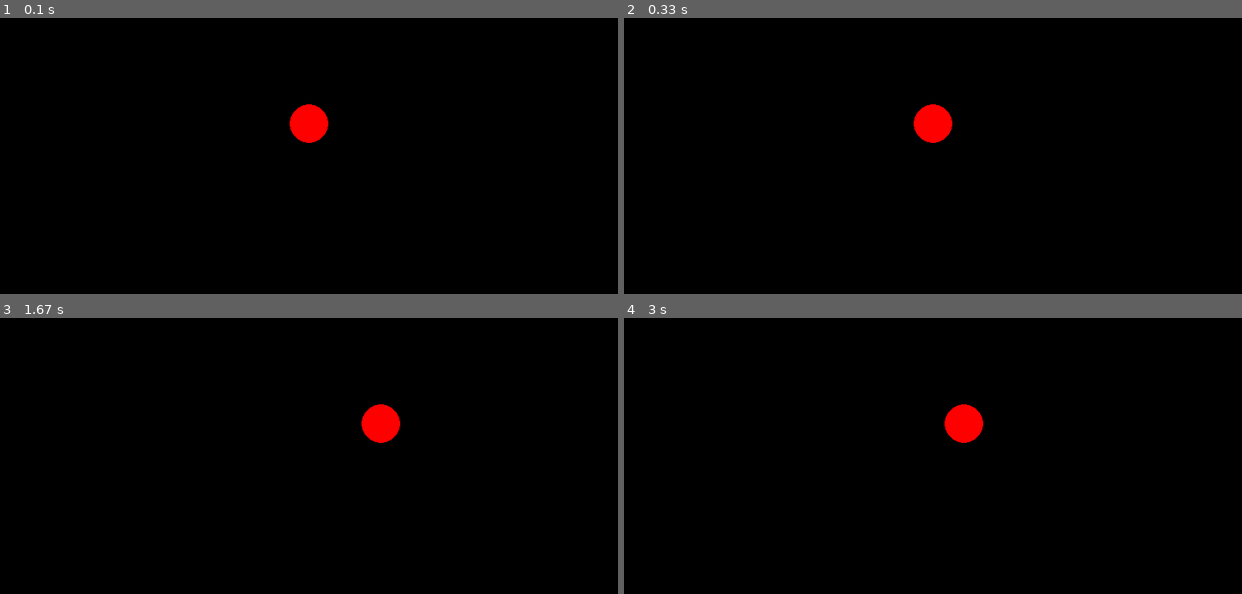
Above: before the commit, frames 1-4 (two rows, left to right).
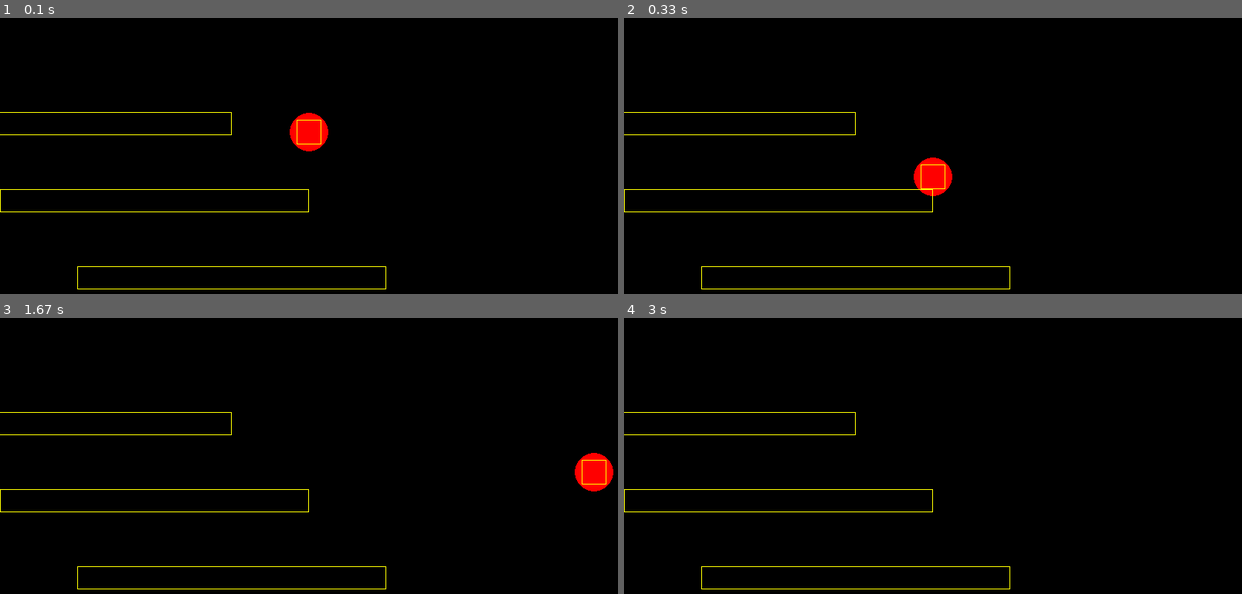
Above: after the commit, the same moments.

Repository: rledford/pygame-testing
Game: pygame game, started from main.py
Two runs of this game, one before a commit and one after it. Both use one fixed random seed, a clock stepped at 60 frames per second and the inputs below.
Inputs:
- Up to frame 1 (0.1 s): no input
- Up to frame 2 (0.33 s): no input
- Up to frame 3 (1.67 s): hold Right 0.33-0.8 s; hold Up 0.83-1.13 s; tap Space at 0.9, 1.23, 1.53 s; hold Right 1.17-1.63 s
- Up to frame 4 (3 s): hold Left 1.67-2.2 s; tap Space at 1.73, 2.03 s

The runs differ from the first frame. In frame 1, 1.2% of the frame differs, in the area x 0-63%, y 31-99%; in frame 2, 2.2%; in frame 3, 2.2%, in the area x 0-100%, y 31-99%; in frame 4, 1.5%.

Commit message:
Initial physics entity collision response and player jump.

Diff:
--- a/core/entity.py
+++ b/core/entity.py
@@ -54,15 +54,23 @@
 
 class PhysicsEntityProps(EntityProps):
     gravity: NotRequired[float]
+    static: NotRequired[bool]
+    hitbox: NotRequired[list[int | float]]
 
 
 class PhysicsEntity(Entity):
     def __init__(self, props: Optional[PhysicsEntityProps] = None):
         super().__init__()
+        self.gravity: float = 0
+        self.static: bool = False
         self.velocity: list[float] = [0, 0]
-        self.hitbox: list[float] = [0, 0, 0, 0]
+        self.hitbox: list[float] = [200, 0, 400, 30]
+        self._collider: Optional[pygame.Rect] = None
 
         self.set_props(props)
+
+        if self.static:
+            self._collider = self.collider
 
     @property
     def vx(self):
@@ -74,8 +82,31 @@
 
     @property
     def vy(self):
-        return self.velocity[0]
+        return self.velocity[1]
 
     @vy.setter
     def vy(self, v: float):
         self.velocity[1] = v
+
+    @property
+    def collider(self) -> pygame.Rect:
+        if self.static and self._collider is not None:
+            return self._collider
+
+        return pygame.Rect(
+            self.x + self.hitbox[0] - self.hitbox[2] * 0.5,
+            self.y + self.hitbox[1] - self.hitbox[3] * 0.5,
+            self.hitbox[2],
+            self.hitbox[3],
+        )
+
+    def next_collider(self, next_x: int | float, next_y: int | float) -> pygame.Rect:
+        return pygame.Rect(
+            next_x + self.hitbox[0] - self.hitbox[2] * 0.5,
+            next_y + self.hitbox[1] - self.hitbox[3] * 0.5,
+            self.hitbox[2],
+            self.hitbox[3],
+        )
+
+    def draw(self, surface: pygame.surface.Surface):
+        pygame.draw.rect(surface, (255, 255, 0), self.collider, 1)
--- a/core/events.py
+++ b/core/events.py
@@ -3,7 +3,6 @@
 E_RENDER = 1000
 E_INPUT = 1001
 
-# Actions
 A_NONE = 0
 A_LEFT = 1
 A_RIGHT = 2
--- a/core/game.py
+++ b/core/game.py
@@ -1,7 +1,7 @@
 import pygame
 import sys
 
-from core.entity import Entity
+from core.entity import Entity, PhysicsEntity
 from core.event_router import GameEventRouter
 from core.events import (
     A_ACTIVATE,
@@ -15,7 +15,7 @@
     GameActionEvent,
 )
 
-FPS = 60
+FPS = 120
 V_WIDTH = 800
 V_HEIGHT = 600
 PYGAME_KEY_ACTION_MAP = {
@@ -55,7 +55,12 @@
         self.dt = 0
 
         self.entities: dict[int, Entity] = {}
-        self.tilemap: dict[str, dict] = {}
+        self.map: dict[str, dict] = {}
+        self.platforms: list[PhysicsEntity] = [
+            PhysicsEntity({"position": [100, 500], "static": True}),
+            PhysicsEntity({"position": [0, 400], "static": True}),
+            PhysicsEntity({"position": [-100, 300], "static": True}),
+        ]
 
     def add_entity(self, entity: Entity):
         self.entities[entity.id] = entity
@@ -63,16 +68,18 @@
     def update(self):
         for e in self.entities.values():
             e.update(self.dt)
-        self.dt = self.clock.tick(FPS) / 1000.0
 
     def draw(self):
         self.screen.fill((0, 0, 0))
         for e in self.entities.values():
             e.draw(self.screen)
+        for p in self.platforms:
+            p.draw(self.screen)
         pygame.display.flip()
 
     def run(self):
         while self.running:
+            self.dt = self.clock.tick(FPS) / 1000.0
             for event in pygame.event.get():
                 if event.type == pygame.QUIT:
                     self.running = False
--- /dev/null
+++ b/core/utils.py
@@ -0,0 +1,10 @@
+def clamp(v: int | float, min_v: int | float, max_v: int | float):
+    return max(min_v, min(max_v, v))
+
+
+def sign(v: int | float):
+    if v < 0:
+        return -1
+    if v > 0:
+        return 1
+    return 0
--- a/main.py
+++ b/main.py
@@ -2,5 +2,14 @@
 from objects.player import Player
 
 game = Game()
-player = Player(game, {"position": [400, 300], "speed": 100})
+player = Player(
+    game,
+    {
+        "position": [400, 300],
+        "speed": 400,
+        "accel": 2700,
+        "gravity": 1800,
+        "hitbox": [0, 0, 32, 32],
+    },
+)
 game.run()
--- a/objects/player.py
+++ b/objects/player.py
@@ -1,11 +1,11 @@
 from typing_extensions import Optional, NotRequired
 import pygame
+from core import utils
 from core.entity import PhysicsEntity, PhysicsEntityProps
 from core.events import (
-    A_DOWN,
+    A_JUMP,
     A_LEFT,
     A_RIGHT,
-    A_UP,
     E_INPUT,
     GameActionEvent,
     GameEvent,
@@ -24,14 +24,13 @@
     def __init__(self, game: Game, props: Optional[PlayerProps] = None):
         super().__init__()
         self.game = game
-        self.move_x: list[float] = [0, 0]
-        self.move_y: list[float] = [0, 0]
+        self.direction: list[float] = [0, 0]
         self.speed = 30
-        self.accel = 900
-        self.decel = 900
+        self.accel = 1800
+        self.decel = 1800
         self.gravity = 10
         self.max_fall_speed = 50
-        self.grounded = False
+        self.is_grounded = False
 
         self.game.router.on(E_INPUT, self.id, self.handle_event)
         self.game.add_entity(self)
@@ -40,33 +39,71 @@
 
     @property
     def dx(self):
-        return self.move_x[0] + self.move_x[1]
-
-    @property
-    def dy(self):
-        return self.move_y[0] + self.move_y[1]
+        return self.direction[0] + self.direction[1]
 
     def update(self, dt: float):
-        self.x += self.dx * self.speed * dt
+        if self.dx != 0:
+            new_vx = self.vx + (self.accel * self.dx * dt)
+            self.vx = utils.clamp(new_vx, -self.speed, self.speed)
+        elif self.dx == 0 and self.vx != 0:
+            decel_dir = -utils.sign(self.vx)
+            self.vx += self.decel * decel_dir * dt
+            if utils.sign(self.vx) == decel_dir:
+                self.vx = 0
+
+        next_x = self.x + self.vx * dt
+        # check horizonal collisions and set x accordingly
+        next_collider = self.next_collider(next_x, self.y)
+        other_collider: pygame.Rect
+        for p in self.game.platforms:
+            other_collider = p.collider
+            if other_collider.colliderect(next_collider):
+                self.vx = 0
+                if self.x < other_collider.centerx:
+                    next_collider.right = other_collider.left
+                elif self.x > other_collider.centerx:
+                    next_collider.left = other_collider.right
+                next_x = next_collider.centerx
+                break
+        self.x = next_x
+
+        self.apply_gravity(dt)
+        next_y = self.y + self.vy * dt
+        # check vertical collisions
+        next_collider = self.next_collider(self.x, next_y)
+        for p in self.game.platforms:
+            other_collider = p.collider
+            if other_collider.colliderect(next_collider):
+                if self.y < other_collider.centery:
+                    next_collider.bottom = other_collider.top
+                    self.is_grounded = True
+                    self.vy = 0
+                elif self.y > other_collider.centery:
+                    next_collider.top = other_collider.bottom
+                    self.vy *= 0.25
+                next_y = next_collider.centery
+                break
+        self.y = next_y
 
     def apply_gravity(self, dt: float):
-        if self.grounded:
+        if self.is_grounded:
             return
-
-        self.move_y[1] = min(self.move_y[1] + self.gravity * dt, self.max_fall_speed)
+        amt = self.gravity if self.vy <= 0 else self.gravity * 1.875
+        self.vy += amt * dt
 
     def handle_action(self, event: GameActionEvent):
         if event.action == A_LEFT:
-            self.move_x[0] = -1 if event.pressed else 0
+            self.direction[0] = -1 if event.pressed else 0
         elif event.action == A_RIGHT:
-            self.move_x[1] = 1 if event.pressed else 0
-        elif event.action == A_UP:
-            self.move_y[0] = -1 if event.pressed else 0
-        elif event.action == A_DOWN:
-            self.move_y[1] = 1 if event.pressed else 0
+            self.direction[1] = 1 if event.pressed else 0
+        elif event.action == A_JUMP and event.pressed:
+            if self.is_grounded:
+                self.vy -= 800
+                self.is_grounded = False
 
     def draw(self, surface):
         pygame.draw.circle(surface, (255, 0, 0), self.position, 25)
+        super().draw(surface)
 
     def handle_event(self, event: GameEvent):
         if isinstance(event, GameActionEvent):
